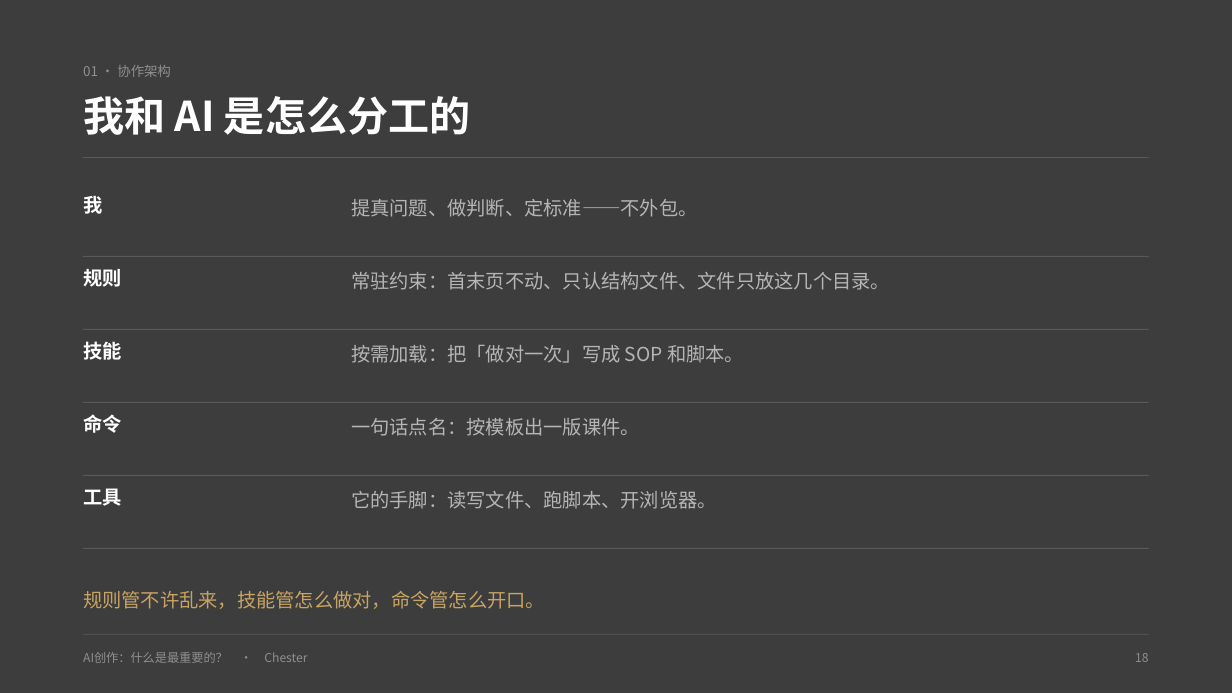
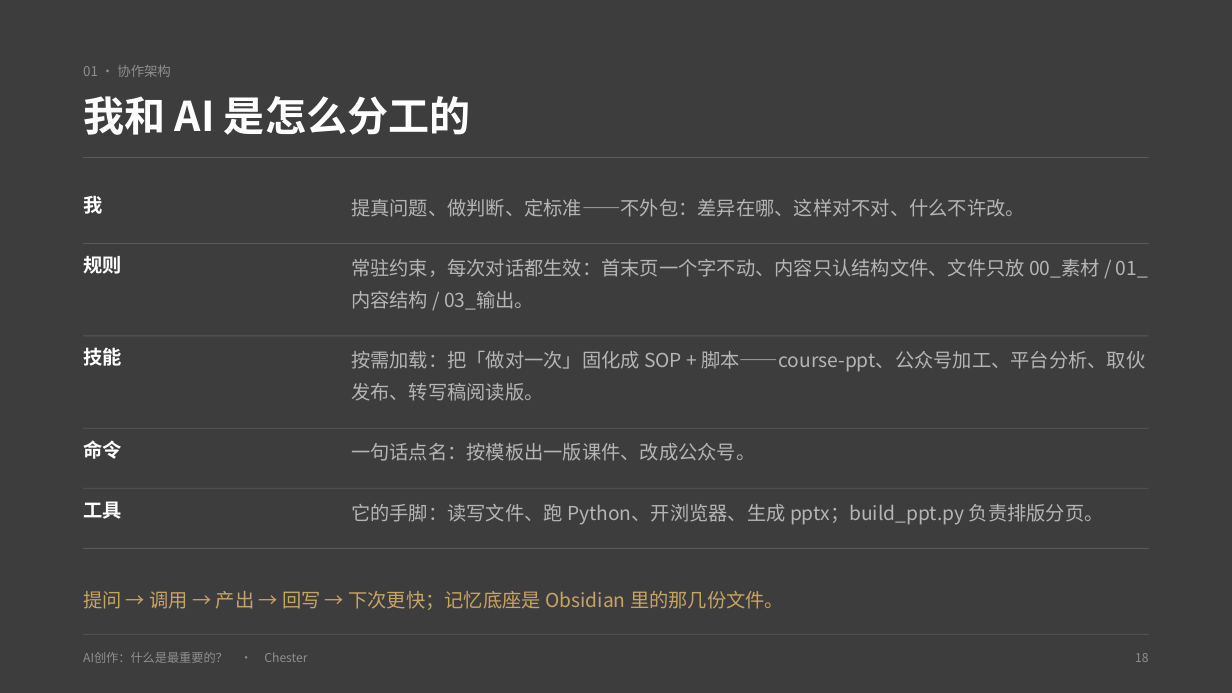
Before and after one commit to chengzilala/personal-site, a slide deck: slide 18 of web/talks/ai-creation/deck.pptx. Drawn at 1232x693 pixels with LibreOffice and Linux fonts; fonts in the diff are those of the drawing. Boxes give left, top, right and bottom in pixels: in the first picture for what was removed or moved away, otherwise in the second. Text is boxed around its words. In the diff, an @@ line names an element or a change of style, - is before the commit and + after.

Commit message:
更新课程：AI创作，PART 04 并入协作架构图并清理重复页
结构化并入 5 页手排 HTML（协作架构/三个词/现场拆解/课件生产线/真实案例），
删除与之重复的旧 PART 04 共 12 页，放映版由 39 页收敛到 26 页；
同时同步悉达多互动版课程页。

```diff
--- a/web/talks/ai-creation/deck.pptx
+++ b/web/talks/ai-creation/deck.pptx
@@ text at (351, 199, 1025, 217): text changed @@
-提真问题、做判断、定标准——不外包。
+提真问题、做判断、定标准——不外包：差异在哪、这样对不对、什么不许改。
@@ text "规则": place and size @@
-text "规则" at (83, 269, 121, 287)
+text "规则" at (83, 256, 121, 274)
@@ rectangle: place and size @@
-rectangle at (83, 256, 1149, 257)
+rectangle at (83, 243, 1149, 244)
@@ text at (351, 259, 1148, 310): text changed @@
-常驻约束：首末页不动、只认结构文件、文件只放这几个目录。
+常驻约束，每次对话都生效：首末页一个字不动、内容只认结构文件、文件只放 00_素材 / 01_内容结构 / 03_输出。
@@ text "技能": place and size @@
-text "技能" at (83, 341, 121, 360)
+text "技能" at (83, 347, 121, 366)
@@ rectangle: place and size @@
-rectangle at (83, 329, 1149, 330)
+rectangle at (83, 335, 1149, 336)
@@ text at (351, 351, 1145, 401): text changed @@
-按需加载：把「做对一次」写成 SOP 和脚本。
+按需加载：把「做对一次」固化成 SOP + 脚本——course-ppt、公众号加工、平台分析、取伙发布、转写稿阅读版。
@@ text "命令": place and size @@
-text "命令" at (83, 414, 121, 433)
+text "命令" at (83, 440, 121, 459)
@@ rectangle: place and size @@
-rectangle at (83, 402, 1149, 403)
+rectangle at (83, 428, 1149, 429)
@@ text at (351, 443, 755, 461): text changed @@
-一句话点名：按模板出一版课件。
+一句话点名：按模板出一版课件、改成公众号。
@@ text "工具": place and size @@
-text "工具" at (83, 488, 121, 506)
+text "工具" at (83, 501, 121, 519)
@@ rectangle: place and size @@
-rectangle at (83, 475, 1149, 476)
+rectangle at (83, 488, 1149, 489)
@@ text at (351, 504, 1104, 525): text changed @@
-它的手脚：读写文件、跑脚本、开浏览器。
+它的手脚：读写文件、跑 Python、开浏览器、生成 pptx；build_ppt.py 负责排版分页。
@@ text at (83, 591, 784, 610): text changed @@
-规则管不许乱来，技能管怎么做对，命令管怎么开口。
+提问 → 调用 → 产出 → 回写 → 下次更快；记忆底座是 Obsidian 里的那几份文件。
```
Also in this commit, not shown: 10 other slides changed, 4 slides added, 12 other files.
